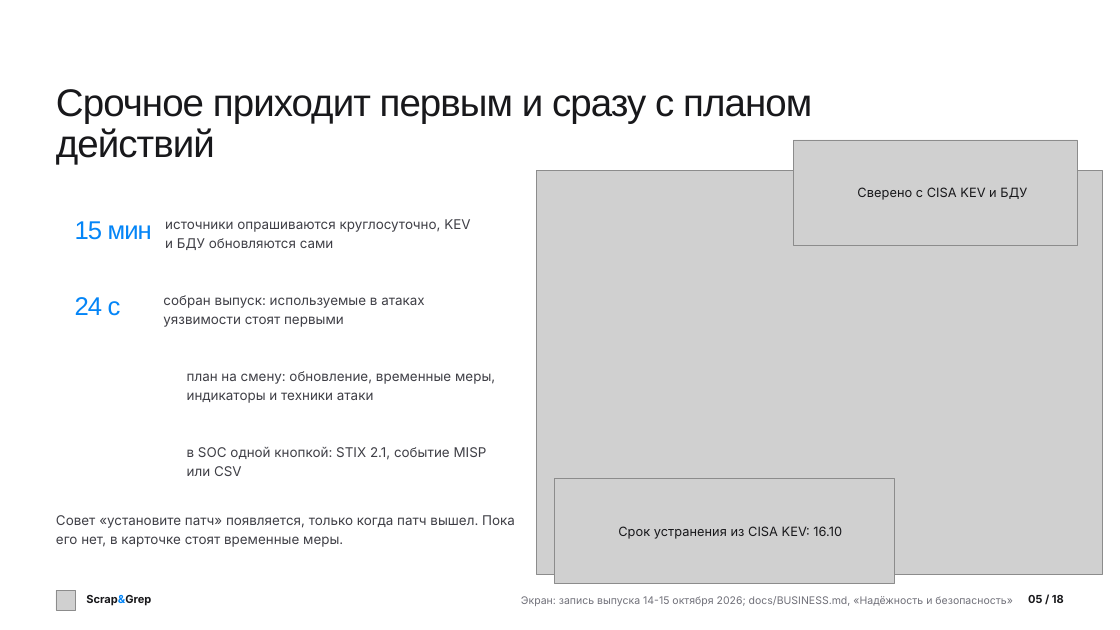
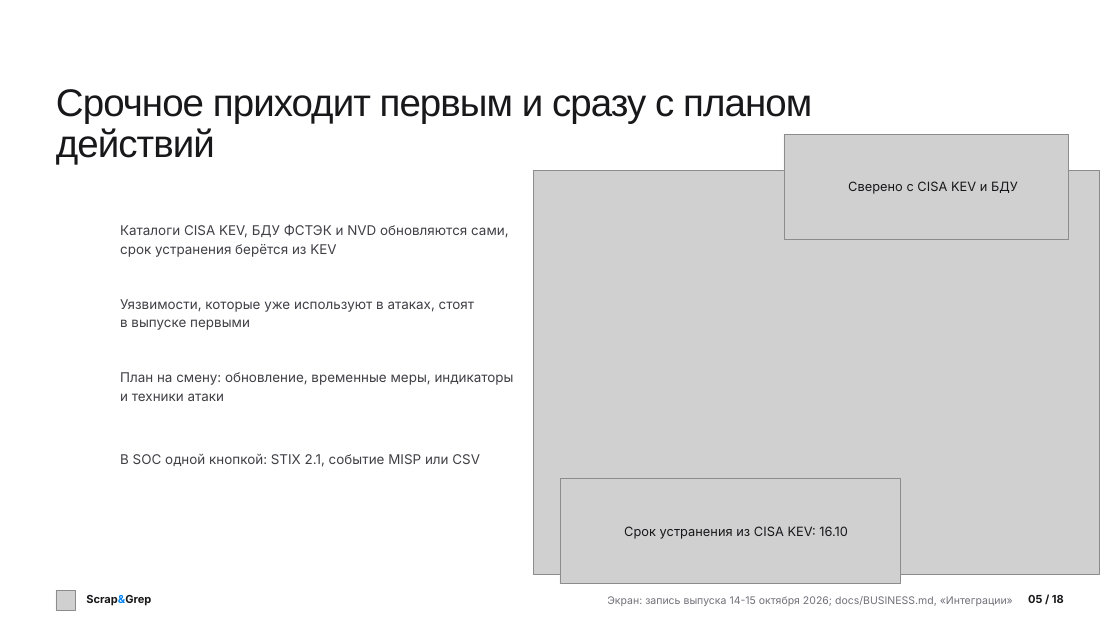
Before and after one commit to verikirill/scrap-and-grep, a slide deck: slide 5 of docs/presentation/scrapgrep.pptx. Drawn at 1120x630 pixels with LibreOffice and Linux fonts; fonts in the diff are those of the drawing; grey boxes stand for pictures; background and template pictures are left out. Boxes give left, top, right and bottom in pixels: in the first picture for what was removed or moved away, otherwise in the second. Text is boxed around its words. In the diff, an @@ line names an element or a change of style, - is before the commit and + after.

Commit message:
docs: deck without repeated facts, a 2026 price slide with sources, even layout
Every fact now stands on one slide: the cover names the audiences, the problem shows sources, publications and the KEV deadline, the speed slide compares models, the analyst study keeps time and coverage, and a new slide prices a digest by analyst and by assistant with six dated sources. Layout checked for equal margins and room above the footer; PPTX carries superscript references.

```diff
--- a/docs/presentation/scrapgrep.pptx
+++ b/docs/presentation/scrapgrep.pptx
@@ picture: place and size @@
-picture at <box>793,140,1077,245</box>
+picture at <box>784,134,1068,239</box>
@@ text "Сверено с CISA KEV и ...": place and size @@
-text "Сверено с CISA KEV и ..." at <box>857,187,1027,200</box>
+text "Сверено с CISA KEV и ..." at <box>848,181,1018,194</box>
@@ text removed at <box>75,221,152,240</box> @@
-15 мин
@@ text at <box>120,224,509,257</box>: text changed @@
-источники опрашиваются круглосуточно, KEV
-и БДУ обновляются сами
+Каталоги CISA KEV, БДУ ФСТЭК и NVD обновляются сами,
+срок устранения берётся из KEV
@@ text removed at <box>75,297,121,316</box> @@
-24 с
@@ text at <box>120,299,474,330</box>: text changed @@
-собран выпуск: используемые в атаках
-уязвимости стоят первыми
+Уязвимости, которые уже используют в атаках, стоят
+в выпуске первыми
@@ text at <box>120,372,514,401</box>: text changed @@
-план на смену: обновление, временные меры,
-индикаторы и техники атаки
+План на смену: обновление, временные меры, индикаторы
+и техники атаки
@@ text at <box>120,454,480,467</box>: text changed @@
-в SOC одной кнопкой: STIX 2.1, событие MISP
-или CSV
+В SOC одной кнопкой: STIX 2.1, событие MISP или CSV
@@ picture: place and size @@
-picture at <box>555,478,896,583</box>
+picture at <box>560,478,902,583</box>
@@ text removed at <box>56,515,515,547</box> @@
-Совет «установите патч» появляется, только когда патч вышел. Пока
-его нет, в карточке стоят временные меры.
@@ text "Срок устранения из CISA KEV: ...": place and size @@
-text "Срок устранения из CISA KEV: ..." at <box>618,526,842,539</box>
+text "Срок устранения из CISA KEV: ..." at <box>624,526,848,539</box>
@@ text at <box>607,596,1013,606</box>: text changed @@
-Экран: запись выпуска 14-15 октября 2026; docs/BUSINESS.md, «Надёжность и безопасность»
+Экран: запись выпуска 14-15 октября 2026; docs/BUSINESS.md, «Интеграции»
```
Also in this commit, not shown: 15 other slides changed, 2 slides added, 2 slides removed, 5 other files.
